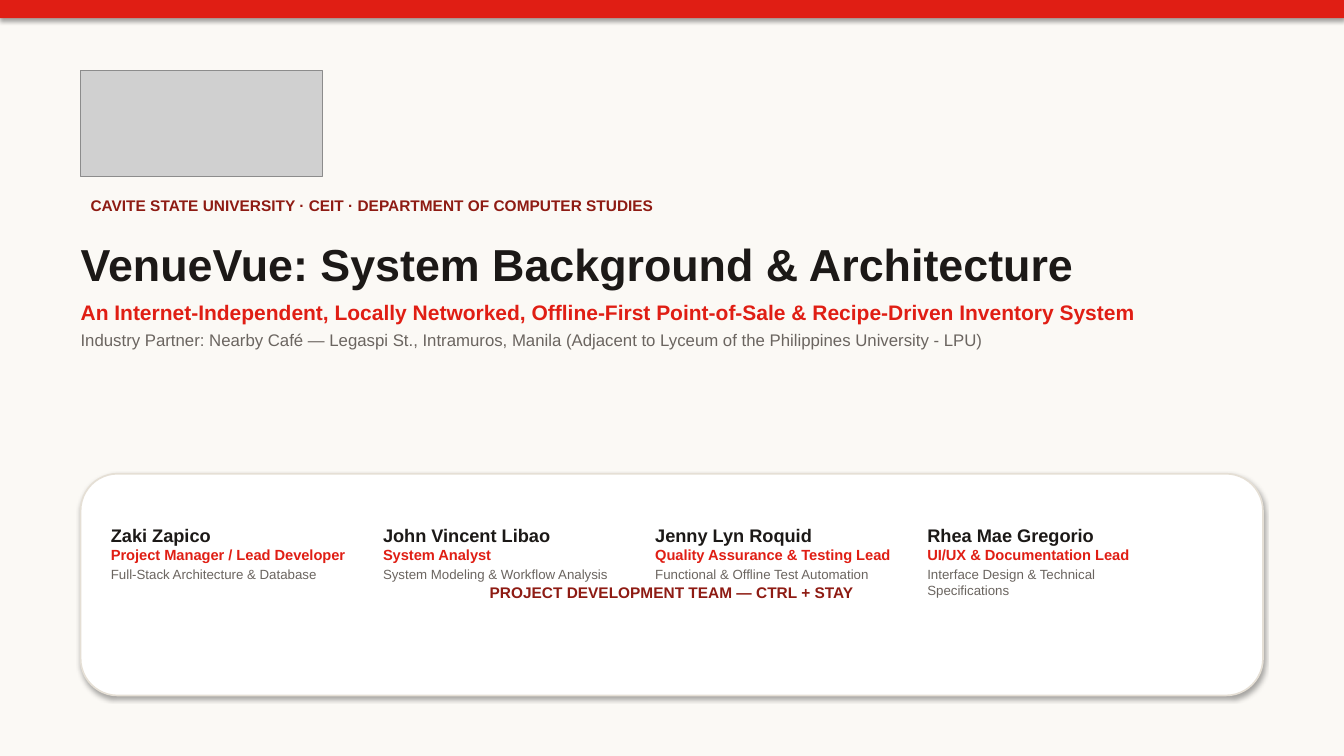
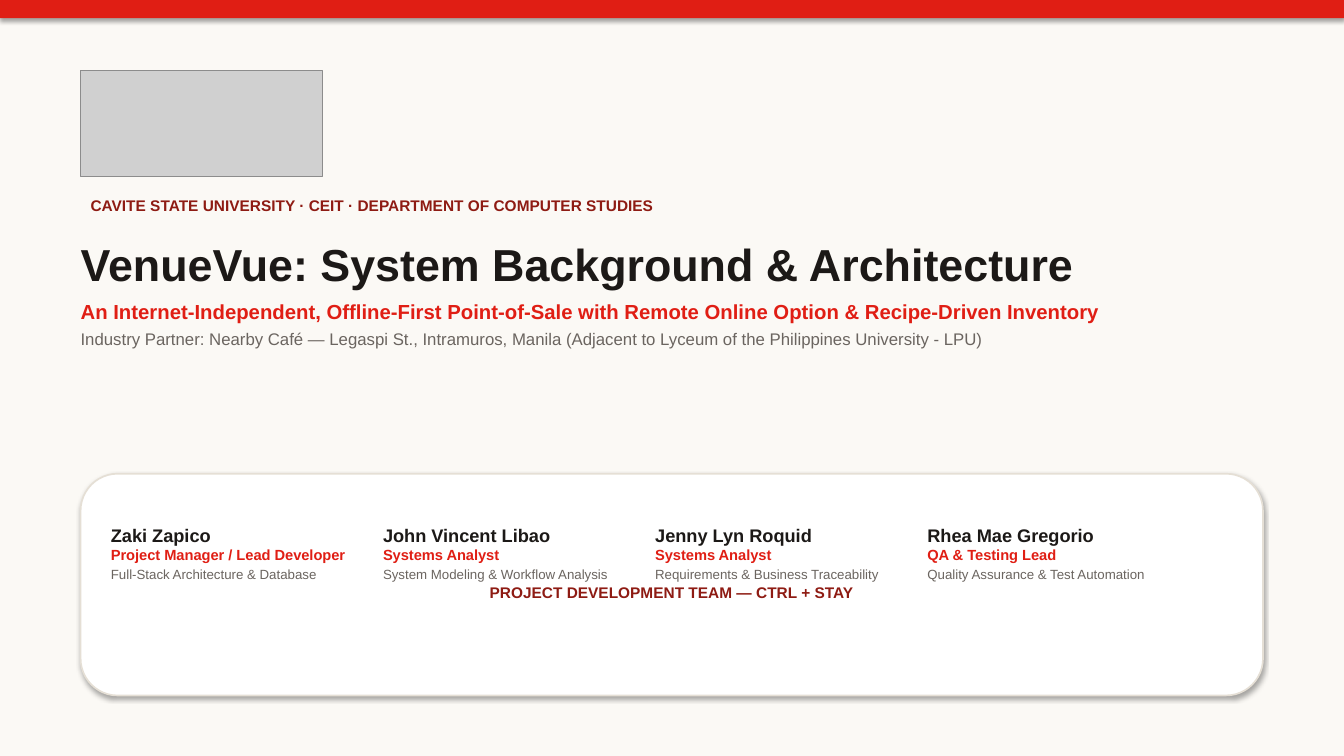
Before and after one commit to zakizap2134/NearbyCafe, a slide deck: slide 1 of VenueVue_NearbyCafe_System_Background.pptx. Drawn at 1344x756 pixels with LibreOffice and Linux fonts; fonts in the diff are those of the drawing; grey boxes stand for pictures. Boxes give left, top, right and bottom in pixels: in the first picture for what was removed or moved away, otherwise in the second. Text is boxed around its words. In the diff, an @@ line names an element or a change of style, - is before the commit and + after.

Commit message:
docs: align team roles (Rhea QA Lead, John & Jenny Systems Analysts) and highlight Online Option for client in PPTX and docs

```diff
--- a/VenueVue_NearbyCafe_System_Background.pptx
+++ b/VenueVue_NearbyCafe_System_Background.pptx
@@ text at bbox=[81, 304, 1098, 324]: text changed; size 15 to 14.5 pt @@
-An Internet-Independent, Locally Networked, Offline-First Point-of-Sale & Recipe-Driven Inventory System
+An Internet-Independent, Offline-First Point-of-Sale with Remote Online Option & Recipe-Driven Inventory
@@ text at bbox=[383, 549, 500, 563]: text changed @@
-System Analyst
+Systems Analyst
@@ text at bbox=[655, 549, 878, 582]: text changed @@
-Quality Assurance & Testing Lead
-Functional & Offline Test Automation
+Systems Analyst
+Requirements & Business Traceability
@@ text at bbox=[927, 549, 1144, 582]: text changed @@
-UI/UX & Documentation Lead
-Interface Design & Technical Specifications
+QA & Testing Lead
+Quality Assurance & Test Automation
```
Also in this commit, not shown: 3 other slides changed, 4 other files.
